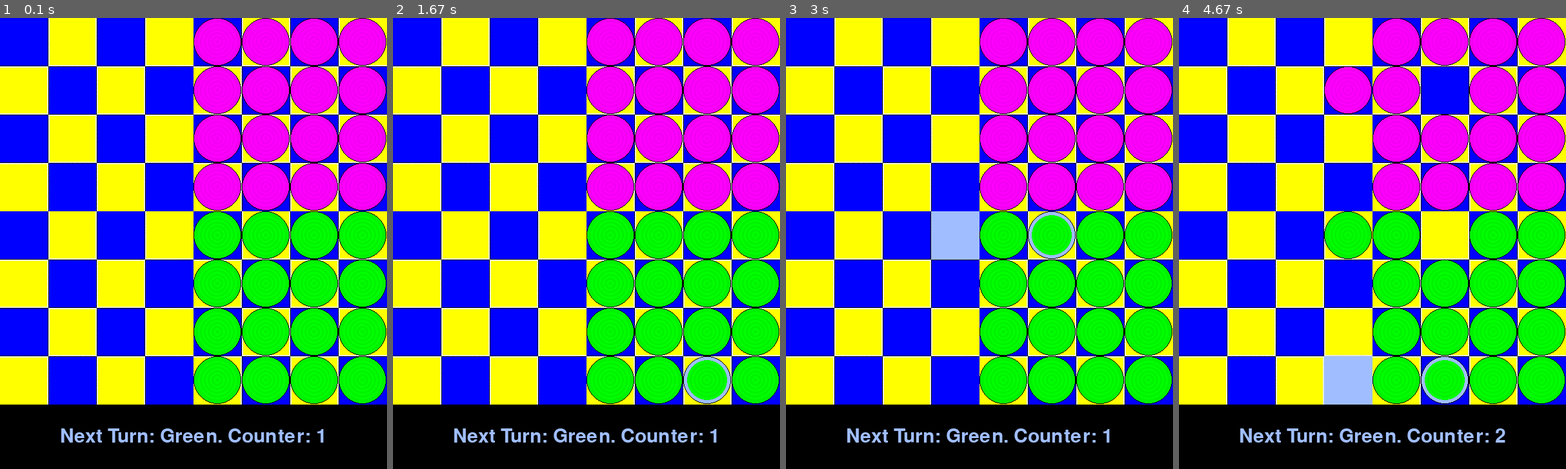
Above: before the commit, frames 1-4 (left to right).
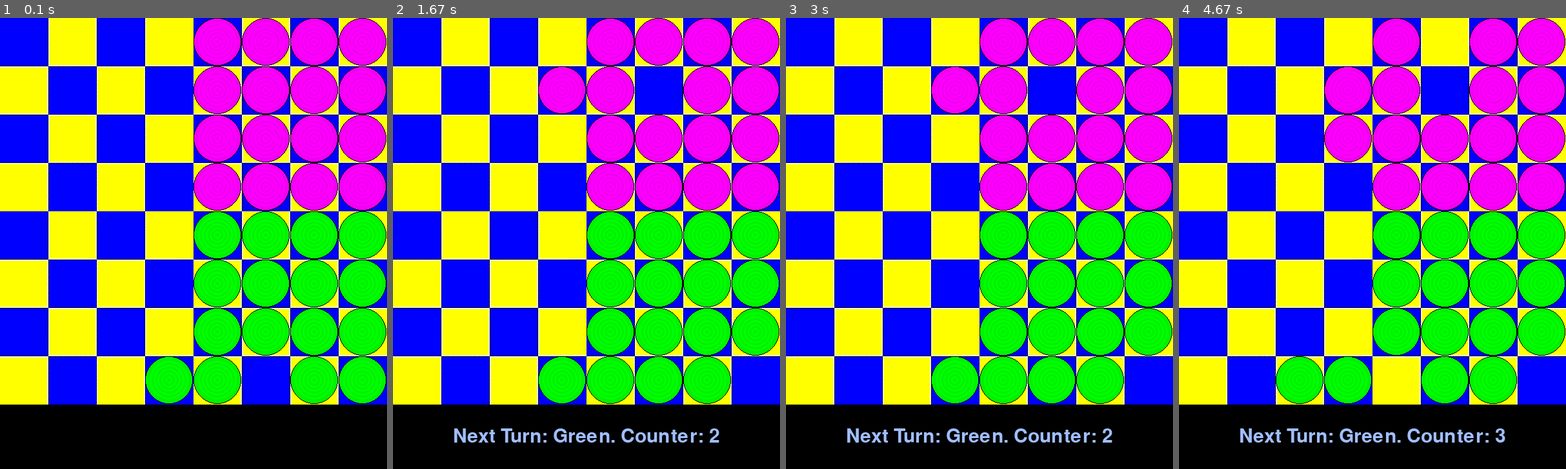
Above: after the commit, the same moments.

Repository: Patlatus/Pygame-Overcrowded-Trolleybus
Game: pygame game, started from main.py
Same seed, same stepped clock (60 frames per second), same inputs: the game is played once before the commit and once after it.
Inputs (mouse positions are in pixels of both pictures, inside the frame that each line leads up to):
- Up to frame 1 (0.1 s): no input
- Up to frame 2 (1.67 s): click (586, 243) at 0.38 s; click (640, 279) at 0.72 s; click (729, 396) at 1.62 s
- Up to frame 3 (3 s): click (1006, 234) at 2.28 s; click (1118, 297) at 2.62 s; click (1072, 243) at 2.95 s
- Up to frame 4 (4.67 s): click (1353, 248) at 3.32 s; click (1237, 166) at 3.72 s; click (1446, 383) at 4.45 s

The runs differ from the first frame. In frame 1, 2.9% of the frame differs, in the area x 15-84%, y 75-95%; in frame 2, 4.3%; in frame 3, 5.7%; in frame 4, 8.7%, in the area x 25-100%, y 0-95%.

Commit message:
Improve AI so that it can move out pieces in 50 turns

Diff:
--- a/ai.py
+++ b/ai.py
@@ -2,6 +2,7 @@
 from board import *
 class Ai():
     def __init__(self, graphics, board):
+        self.turn = 1
         self.graphics = graphics
         self.board = board
         self.magenta = False
@@ -115,7 +116,13 @@
             return 0
         start = pos
         end = pos
+
+        color = MAGENTA if self.magenta else GREEN
+        opponent_pieces = 0
         for hop in path:
+            bridge = self.rel(end, hop)
+            if self.board.location(bridge).occupant.color != color:
+                opponent_pieces += 1
             end = self.rel2(end, hop)
 
         #print('evaluate hop pos', pos, ' path: ', path, ' end: ', end)
@@ -172,7 +179,7 @@
 
         bonus += self.opponent_help_anti_bonus * score
 
-        return 20 * self.worth_moving(start, end, False) + bonus
+        return (20 + opponent_pieces + self.turn) * self.worth_moving(start, end, False) + bonus
 
     """if len(path) > 0:
         #print("self.magenta", self.magenta, " m==y<4", (self.magenta == (start[1] < 4)), "start", start, "end", end,
@@ -253,7 +260,7 @@
                 score += s
         bonus += self.opponent_help_anti_bonus * score
 
-        return self.worth_moving(start, end, False) + bonus
+        return (10 + self.turn) * self.worth_moving(start, end, False) + bonus
 
     def d(self, dir):
         return 'N' if dir == NORTH else 'E' if dir == EAST else 'W' if dir == WEST else 'S'
@@ -395,7 +402,7 @@
         bestStepDir = None
         current = []
         piece = self.board.location(pos).occupant
-        if piece is not None and piece.color == MAGENTA:
+        if piece is not None and ((piece.color == MAGENTA) == self.magenta):
             current = self.calculate_best_legal_hop(pos, helpers, opponent_helpers)
             best = self.evaluate(pos, current, helpers, opponent_helpers)
             bestIsHop = True
@@ -436,6 +443,7 @@
 
     def turn_magenta(self, turn):
         self.magenta = True
+        self.turn = turn
         best_is_hop = False
         best_move = None
         start = None
@@ -450,6 +458,7 @@
         self.print_h(helpers['rem'])
         self.print_h(opponent_helpers['add'])
         self.print_h(opponent_helpers['rem'])
+
 
         hops = helpers['hops']
         for hop in hops:
@@ -462,17 +471,29 @@
                     w = self.worth_moving(s, f, False)
                     e = self.evaluate(s, p, helpers, opponent_helpers)
                     print('S: ', s, ' P: ', p, ' f: ', f, ' w: ', w, ' e: ', e)
+                    if best_score is None or e > best_score:
+                        start = s
+                        best_is_hop = True
+                        best_move = p
+                        best_score = e
+
+
         # for x in range(4, 8):
         #     for y in range(4):
         for x in range(8):
             for y in range(8):
-                score, is_hop, moves = self.find_best_move_for_piece((x, y), helpers, opponent_helpers)
-                if score is not None and score > 0 and (best_score is None or score > best_score):
-                    start = (x, y)
-                    best_is_hop = is_hop
-                    best_move = moves
-                    best_score = score
-                    #print("Overall Best score: ", score, " result: ", start, moves)
+                pos = (x, y)
+                piece = self.board.location(pos).occupant
+                if piece is not None and ((piece.color == MAGENTA) == self.magenta):
+                    moves = self.legal_steps(pos)
+                    for move in moves:
+                        score = self.evaluateStep(pos, move, helpers, opponent_helpers)
+                        if best_score is None or score > best_score:
+                            start = pos
+                            best_is_hop = False
+                            best_move = move
+                            best_score = score
+
         if best_score is not None and best_score > 0:
             self.show_moves(start, best_is_hop, best_move)
         # else:
--- a/main.py
+++ b/main.py
@@ -47,7 +47,7 @@
 
 		# Temporary settings to check how two AI can compete
 
-		#self.ai_green = True
+		self.ai_green = True
 		self.ai_magenta = True
 		self.perform_ai_turn()
 
